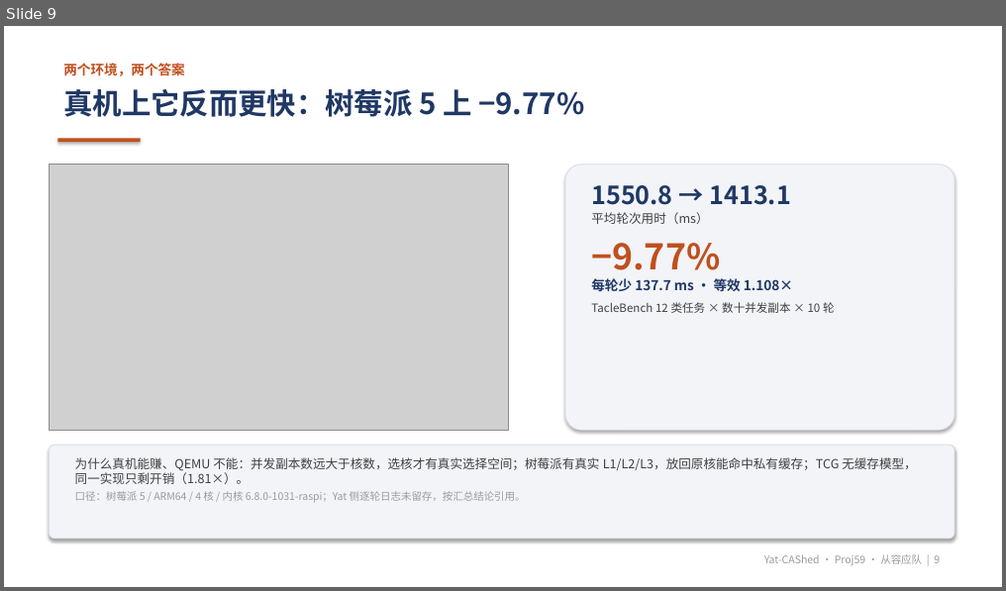
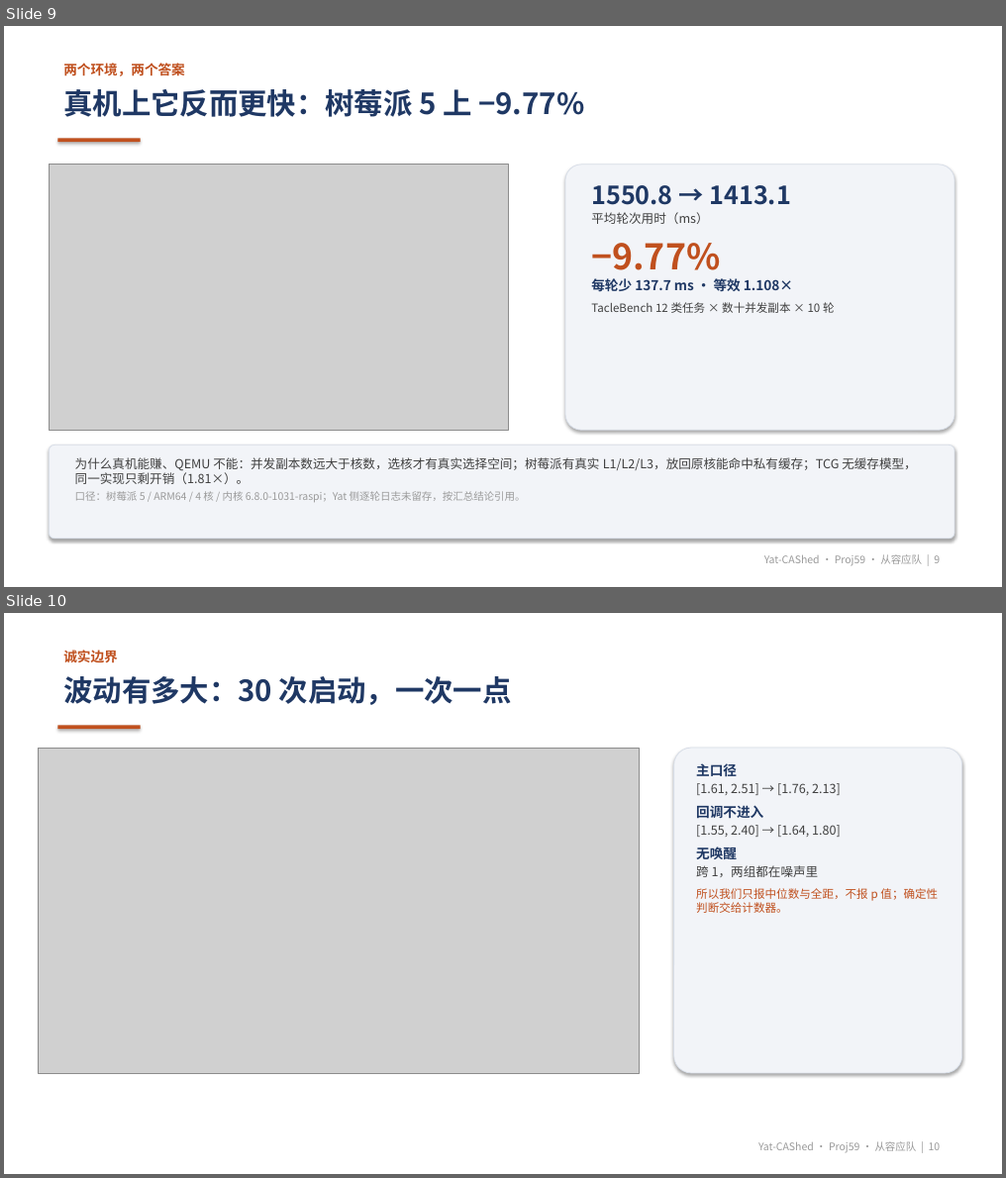
Before and after one commit to mafuquan430/Yat-CAshed, a slide deck: report/slides/结题答辩.pptx. Shown one above the other, each under a label of ours: slide 9 before the commit, slides 9 and 10 after it. The pictures are 1006x591 and 1006x1178 pixels, drawn with LibreOffice and Linux fonts; fonts in the diff are those of the drawing; grey boxes stand for pictures. Boxes give left, top, right and bottom in pixels: in the first picture for what was removed or moved away, otherwise in the second. Text is boxed around its words. In the diff, an @@ line names an element or a change of style, - is before the commit and + after.

Commit message:
feat(slides,validation): 30 次启动分布图 + 空类标定实验
B1 分布图
- report/slides/img/fig-dist.png：三配置 × 两版本、每点一次启动，箱线 + 散点，1.0 参考线
- 答辩 PPT 新增第 10 页「波动有多大」，右侧列出三组全距的收窄
- 讲稿补第 10 页口播（45 秒），后续页号同步

C1 空类标定
- docs/validation/2026-11-21-null/：5 轮配对数据 + 串口日志 + null-mode.diff + README
- 做法：yatnull=1 时选核直接返回上次的核、tick 只 update_curr、balance 立即返回，
  入队出队保持不变；内核临时构建（#21），实验后回退并重编（#22）
- 结果：空类中位 1.916（1.521–2.381），正常实现 1.812（1.756–2.131）
- 结论：摘掉记账没有降下来——1.8 倍的主体不是我们的记账，而是"经过这个类"本身；
  同时关掉均衡会让放置变差，比值反而升 6%，说明放置逻辑在替自己还债
- 局限写明：记账与均衡混在一起，无法单独归因；干净分离需让空调度类复用 CFS 选核

门禁：make verify-all 全绿（48 篇 md / 383 条链接 / 66 项数字）。

```diff
--- a/report/slides/结题答辩.pptx
+++ b/report/slides/结题答辩.pptx
@@ slide 10 added at (4, 613, 1002, 1174), background #FFFFFF @@
@@ text added at (63, 650, 117, 663), 13 pt, text #C0501E, bold @@
+诚实边界
@@ text added at (63, 676, 512, 705), 28 pt, text #1F3864, bold @@
+波动有多大：30 次启动，一次一点
@@ rectangle added at (57, 725, 141, 729), fill #C0501E @@
@@ picture added at (38, 748, 639, 1073) @@
@@ rounded rectangle added at (674, 748, 962, 1073), fill #F2F4F8, outline #D8DEE8 0.75 pt @@
@@ text added at (696, 763, 938, 913), 12 pt, text #404040 @@
+主口径
+[1.61, 2.51] → [1.76, 2.13]
+回调不进入
+[1.55, 2.40] → [1.64, 1.80]
+无唤醒
+跨 1，两组都在噪声里
+所以我们只报中位数与全距，不报 p 值；确定性判断交给计数器。
@@ text added at (758, 1142, 941, 1153), 10 pt, text #9A9A9A @@
+Yat-CAShed · Proj59 · 从容应队 | 10
```
Also in this commit, not shown: 5 slides changed, 9 other files.
